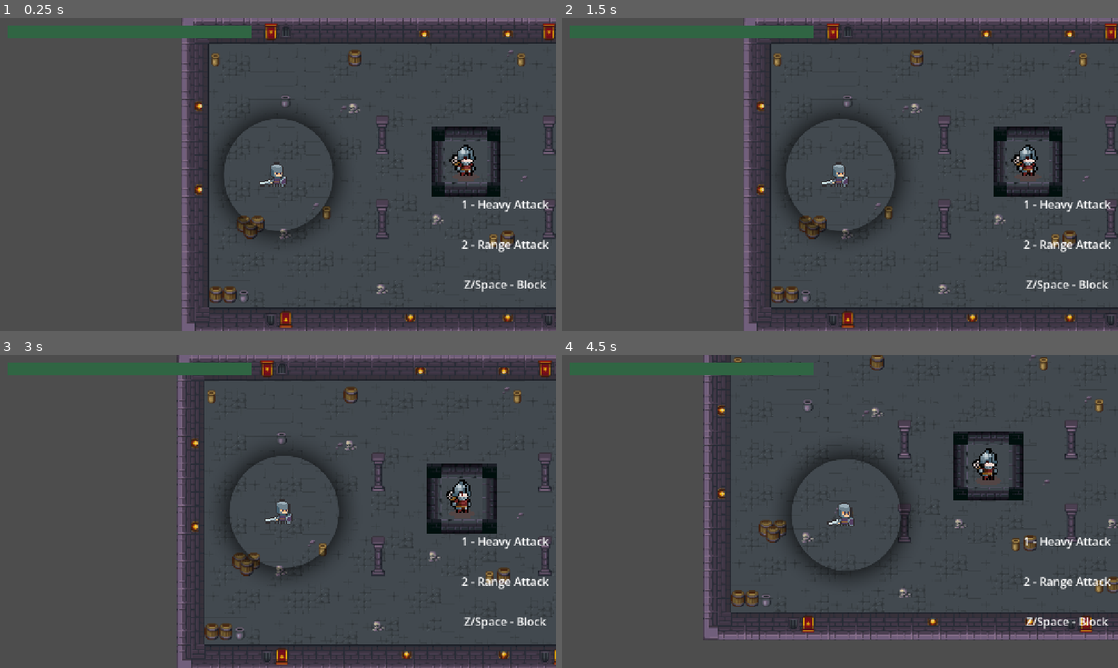
Above: before the commit, frames 1-4 (two rows, left to right).
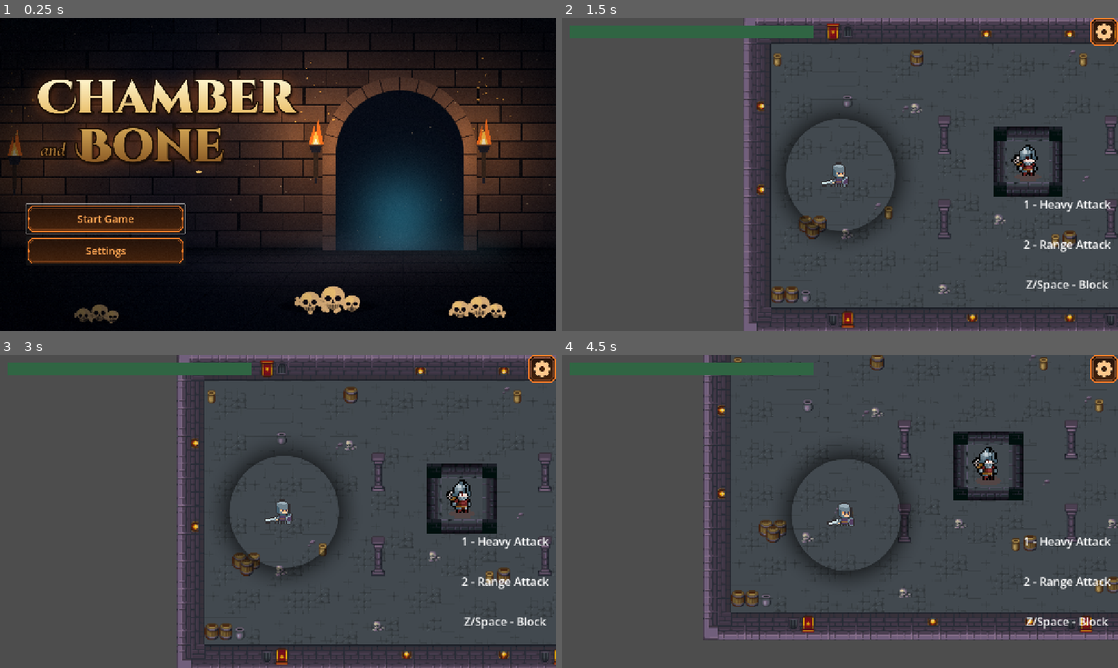
Above: after the commit, the same moments.

Repository: Ameera0786/Godot-Dungeon-Crawler
Game: Godot game, scene res://scenes/UI/MainMenu.tscn
The game is run twice, just before and just after one commit, with the same random seed, the same clock (stepped at 60 frames per second) and the same inputs. Before the commit the project starts from res://scenes/rooms/test.tscn. Sound files missing from this copy of the repository are replaced by a short silence.
Inputs (mouse positions are in pixels of both pictures, inside the frame that each line leads up to):
- Up to frame 1 (0.25 s): no input
- Up to frame 2 (1.5 s): click (667, 249) at 0.5 s, where only the run after the commit has a clickable "Settings"; click (667, 218) at 1.25 s, where only the run after the commit has a clickable "Start Game"
- Up to frame 3 (3 s): click (544, 367) at 2.02 s; hold Right (right) from 2.78 s (still down); tap Space (block) at 2.85 s
- Up to frame 4 (4.5 s): release Right (right) at 3.53 s; hold Down (down) 3.53-4.28 s; tap 1 (attack1) at 3.6 s; tap Space (block) at 3.8 s; hold Right (right) from 4.28 s (still down); tap 2 (attack2) at 4.35 s

The runs differ from the first frame. In frame 1, 98% of the frame differs, in the area x 0-100%, y 0-100%; in frame 2, 0.4%; in frame 3, 0.4%; in frame 4, 0.6%.
Error after the commit: Invalid access to property or key 'MIN_BRIGHTNESS' on a base object of type 'Nil'. (res://scripts/settings_menu.gd:22)

Commit message:
Added menu stuff, music, etc

Diff:
--- a/project.godot
+++ b/project.godot
@@ -11,7 +11,7 @@
 [application]
 
 config/name="Final Project Rooms"
-run/main_scene="uid://bugbkmgtyb8o7"
+run/main_scene="uid://gbxchxdo12jp"
 config/features=PackedStringArray("4.7", "GL Compatibility")
 config/icon="res://icon.svg"
 
@@ -20,6 +20,7 @@
 DialogueManager="*uid://j3d2vkjtpp2o"
 HUD="*uid://c5ucsikxpou0t"
 MusicManager="*uid://6ne8ge2hpkb3"
+Settings="*uid://b688300di5ona"
 
 [display]
 
--- a/scenes/UI/MainMenu.tscn
+++ b/scenes/UI/MainMenu.tscn
@@ -1,4 +1,9 @@
 [gd_scene format=3 uid="uid://gbxchxdo12jp"]
+
+[ext_resource type="Script" uid="uid://cclyh4a8lgn6u" path="res://scripts/main_menu.gd" id="1_11hie"]
+[ext_resource type="Texture2D" uid="uid://dxwigbjxrq85o" path="res://assets/UI/chamber_and_bone_main_menu.png" id="2_3h7gc"]
+[ext_resource type="Texture2D" uid="uid://hu110yk4xjfo" path="res://assets/UI/button.png" id="3_4vh8y"]
+[ext_resource type="PackedScene" uid="uid://bdll064d8jvax" path="res://scenes/UI/settings_menu.tscn" id="4_4vh8y"]
 
 [node name="MainMenu" type="Control" unique_id=487317699]
 layout_mode = 3
@@ -7,3 +12,68 @@
 anchor_bottom = 1.0
 grow_horizontal = 2
 grow_vertical = 2
+script = ExtResource("1_11hie")
+
+[node name="Background" type="TextureRect" parent="." unique_id=286458369]
+layout_mode = 1
+anchors_preset = 15
+anchor_right = 1.0
+anchor_bottom = 1.0
+grow_horizontal = 2
+grow_vertical = 2
+texture = ExtResource("2_3h7gc")
+expand_mode = 2
+
+[node name="MainContainer" type="VBoxContainer" parent="Background" unique_id=1666683236]
+layout_mode = 1
+anchors_preset = 2
+anchor_top = 1.0
+anchor_bottom = 1.0
+offset_left = 60.0
+offset_top = -291.00003
+offset_right = 550.6667
+offset_bottom = -56.333374
+grow_vertical = 0
+scale = Vector2(0.75, 0.75)
+theme_override_constants/separation = 10
+
+[node name="StartButton" type="Button" parent="Background/MainContainer" unique_id=1579511295]
+layout_mode = 2
+size_flags_horizontal = 0
+size_flags_vertical = 0
+icon = ExtResource("3_4vh8y")
+
+[node name="Label" type="Label" parent="Background/MainContainer/StartButton" unique_id=755782989]
+layout_mode = 1
+anchors_preset = 15
+anchor_right = 1.0
+anchor_bottom = 1.0
+grow_horizontal = 2
+grow_vertical = 2
+theme_override_colors/font_color = Color(1, 0.6509804, 0.3254902, 1)
+theme_override_font_sizes/font_size = 32
+text = "Start Game"
+horizontal_alignment = 1
+vertical_alignment = 1
+
+[node name="SettingsButton" type="Button" parent="Background/MainContainer" unique_id=1418781431]
+layout_mode = 2
+icon = ExtResource("3_4vh8y")
+
+[node name="Label" type="Label" parent="Background/MainContainer/SettingsButton" unique_id=2026397132]
+layout_mode = 1
+anchors_preset = 15
+anchor_right = 1.0
+anchor_bottom = 1.0
+grow_horizontal = 2
+grow_vertical = 2
+theme_override_colors/font_color = Color(1, 0.6509804, 0.3254902, 1)
+theme_override_font_sizes/font_size = 32
+text = "Settings"
+horizontal_alignment = 1
+vertical_alignment = 1
+
+[node name="SettingsMenu" parent="." unique_id=1287252664 instance=ExtResource("4_4vh8y")]
+
+[connection signal="pressed" from="Background/MainContainer/StartButton" to="." method="_on_start_button_pressed"]
+[connection signal="pressed" from="Background/MainContainer/SettingsButton" to="." method="_on_settings_button_pressed"]
--- a/scenes/UI/UserInterface.tscn
+++ b/scenes/UI/UserInterface.tscn
@@ -1,6 +1,8 @@
 [gd_scene format=3 uid="uid://c5ucsikxpou0t"]
 
 [ext_resource type="Script" uid="uid://bufq7s8bk2tl" path="res://scripts/hud.gd" id="1_4ucgc"]
+[ext_resource type="Texture2D" uid="uid://e150v2x8t081" path="res://assets/UI/settings_button.png" id="2_yl4mc"]
+[ext_resource type="PackedScene" uid="uid://bdll064d8jvax" path="res://scenes/UI/settings_menu.tscn" id="3_vr1b1"]
 
 [sub_resource type="StyleBoxFlat" id="StyleBoxFlat_vr1b1"]
 border_width_left = 2
@@ -66,3 +68,17 @@
 theme_override_styles/background = SubResource("StyleBoxFlat_vr1b1")
 theme_override_styles/fill = SubResource("StyleBoxFlat_4ucgc")
 show_percentage = false
+
+[node name="SettingsButton" type="TextureButton" parent="." unique_id=1969031225]
+unique_name_in_owner = true
+anchors_preset = 1
+anchor_left = 1.0
+anchor_right = 1.0
+offset_left = -40.0
+offset_bottom = 40.0
+grow_horizontal = 0
+texture_normal = ExtResource("2_yl4mc")
+texture_pressed = ExtResource("2_yl4mc")
+texture_hover = ExtResource("2_yl4mc")
+
+[node name="SettingsMenu" parent="." unique_id=1287252664 instance=ExtResource("3_vr1b1")]
--- /dev/null
+++ b/scenes/UI/settings_menu.tscn
@@ -0,0 +1,120 @@
+[gd_scene format=3 uid="uid://bdll064d8jvax"]
+
+[ext_resource type="Script" uid="uid://2jijrlxdyvh3" path="res://scripts/settings_menu.gd" id="1_yk8t3"]
+[ext_resource type="Texture2D" uid="uid://duyab73u5reqt" path="res://assets/UI/x_button_pressed.png" id="2_son7u"]
+
+[sub_resource type="CompressedTexture2D" id="CompressedTexture2D_b1p1q"]
+load_path = "res://.godot/imported/settings_panel.png-324bfb8fb3a0d269876aa79dd268ccff.ctex"
+
+[sub_resource type="StyleBoxTexture" id="StyleBoxTexture_03kym"]
+texture = SubResource("CompressedTexture2D_b1p1q")
+texture_margin_left = 40.0
+texture_margin_top = 40.0
+texture_margin_right = 40.0
+texture_margin_bottom = 40.0
+
+[node name="SettingsMenu" type="CanvasLayer" unique_id=1287252664]
+layer = 10
+script = ExtResource("1_yk8t3")
+
+[node name="Dimmer" type="ColorRect" parent="." unique_id=2055321709]
+anchors_preset = 15
+anchor_right = 1.0
+anchor_bottom = 1.0
+grow_horizontal = 2
+grow_vertical = 2
+color = Color(0, 0, 0, 0.5921569)
+
+[node name="SettingsPanel" type="Panel" parent="Dimmer" unique_id=797180224]
+unique_name_in_owner = true
+layout_mode = 1
+anchors_preset = 8
+anchor_left = 0.5
+anchor_top = 0.5
+anchor_right = 0.5
+anchor_bottom = 0.5
+offset_left = -320.0
+offset_top = -160.0
+offset_right = 320.0
+offset_bottom = 160.0
+grow_horizontal = 2
+grow_vertical = 2
+theme_override_styles/panel = SubResource("StyleBoxTexture_03kym")
+
+[node name="TitleLabel" type="Label" parent="Dimmer/SettingsPanel" unique_id=703237317]
+layout_mode = 1
+anchors_preset = 5
+anchor_left = 0.5
+anchor_right = 0.5
+offset_left = -282.0
+offset_top = 18.0
+offset_right = 282.0
+offset_bottom = 86.0
+grow_horizontal = 2
+theme_override_font_sizes/font_size = 32
+text = "Settings
+"
+horizontal_alignment = 1
+vertical_alignment = 1
+
+[node name="Rows" type="VBoxContainer" parent="Dimmer/SettingsPanel" unique_id=1797204508]
+layout_mode = 1
+anchors_preset = 15
+anchor_right = 1.0
+anchor_bottom = 1.0
+offset_left = 38.0
+offset_top = 78.0
+offset_right = -38.0
+offset_bottom = -30.0
+grow_horizontal = 2
+grow_vertical = 2
+alignment = 1
+
+[node name="VolumeRow" type="HBoxContainer" parent="Dimmer/SettingsPanel/Rows" unique_id=888862202]
+layout_mode = 2
+
+[node name="VolumeLabel" type="Label" parent="Dimmer/SettingsPanel/Rows/VolumeRow" unique_id=890013579]
+layout_mode = 2
+theme_override_font_sizes/font_size = 18
+text = "Volume
+"
+
+[node name="VolumeSlider" type="HSlider" parent="Dimmer/SettingsPanel/Rows/VolumeRow" unique_id=914718257]
+unique_name_in_owner = true
+layout_mode = 2
+size_flags_horizontal = 3
+size_flags_vertical = 1
+size_flags_stretch_ratio = 0.0
+max_value = 1.0
+step = 0.05
+value = 1.0
+
+[node name="BrightnessRow" type="HBoxContainer" parent="Dimmer/SettingsPanel/Rows" unique_id=1734255559]
+layout_mode = 2
+
+[node name="BrightnessLabel" type="Label" parent="Dimmer/SettingsPanel/Rows/BrightnessRow" unique_id=2070352811]
+layout_mode = 2
+theme_override_font_sizes/font_size = 18
+text = "Brightness
+"
+
+[node name="BrightnessSlider" type="HSlider" parent="Dimmer/SettingsPanel/Rows/BrightnessRow" unique_id=1649641341]
+unique_name_in_owner = true
+layout_mode = 2
+size_flags_horizontal = 3
+size_flags_vertical = 1
+min_value = 0.2
+max_value = 2.0
+step = 0.05
+value = 1.0
+
+[node name="CloseSettingsButton" type="Button" parent="Dimmer/SettingsPanel" unique_id=847638560]
+unique_name_in_owner = true
+layout_mode = 0
+offset_left = 582.0
+offset_top = -3.0
+offset_right = 654.0
+offset_bottom = 69.0
+size_flags_horizontal = 8
+size_flags_vertical = 0
+icon = ExtResource("2_son7u")
--- a/scenes/rooms/RoomEntry.tscn
+++ b/scenes/rooms/RoomEntry.tscn
@@ -1,6 +1,6 @@
 [gd_scene format=3 uid="uid://dvuxsuk4a7khp"]
 
-[ext_resource type="Script" uid="uid://bu4e676d3wnsv" path="res://scripts/lockRoom.gd" id="1_qf6ue"]
+[ext_resource type="Script" uid="uid://bu4e676d3wnsv" path="res://scripts/lock_room.gd" id="1_qf6ue"]
 
 [sub_resource type="RectangleShape2D" id="RectangleShape2D_fw705"]
 size = Vector2(1150, 610)
--- a/scripts/enemy_combat.gd
+++ b/scripts/enemy_combat.gd
@@ -61,10 +61,10 @@
 # Disable frames as needed
 func _on_sprite_frame_changed() -> void:
 	if sprite.animation != "attack":
-		attack_collision.disabled = true
+		attack_collision.set_deferred("disabled", true)
 		return
 
-	attack_collision.disabled = not (sprite.frame in attack_hit_frames)
+	attack_collision.set_deferred("disabled", not (sprite.frame in attack_hit_frames))
 
 # Animation finished
 func _on_sprite_animation_finished() -> void:
@@ -76,7 +76,7 @@
 			sprite.play("idle")
 	elif sprite.animation == "attack":
 		is_attacking = false
-		attack_collision.disabled = true
+		attack_collision.set_deferred("disabled", true)
 
 		if player != null and not is_dead:
 			var distance = enemy.global_position.distance_to(player.global_position)
@@ -105,7 +105,7 @@
 	is_attacking = false
 	is_hurt = true
 
-	attack_collision.disabled = true
+	attack_collision.set_deferred("disabled", not (sprite.frame in attack_hit_frames))
 
 	print("Enemy took ", amount, " damage")
 	print("Enemy health: ", health, " / ", max_health)
@@ -126,7 +126,7 @@
 	is_hurt = false
 
 	enemy.velocity = Vector2.ZERO
-	attack_collision.disabled = true
+	attack_collision.set_deferred("disabled", true)
 
 	enemy.remove_from_group("enemy")
 	sprite.play("death")
--- a/scripts/game_over.gd
+++ b/scripts/game_over.gd
@@ -1,18 +1,23 @@
 extends CanvasLayer
+
+@onready var death_menu: CanvasLayer = $"."
 
 # Called when the node enters the scene tree for the first time.
 func _ready() -> void:
 	process_mode = Node.PROCESS_MODE_ALWAYS
-	hide()
+	death_menu.visible = false
 
+# Death menu
 func show_menu() -> void:
 	print("DEATH MENU SHOWING")
-	show()
+	death_menu.visible = true
 
+# Try again
 func _on_try_again_button_pressed() -> void:
 	get_tree().paused = false
 	get_tree().reload_current_scene()
 
+# Main menu
 func _on_main_menu_button_pressed() -> void:
 	get_tree().paused = false
 	get_tree().change_scene_to_file("res://scenes/UI/MainMenu.tscn")
--- a/scripts/game_start.gd
+++ /dev/null
@@ -1,5 +0,0 @@
-extends Node2D
-
-# Called when the node enters the scene tree for the first time.
-func _ready() -> void:
-	MusicManager.play_dungeon_music()
--- a/scripts/hud.gd
+++ b/scripts/hud.gd
@@ -2,6 +2,12 @@
 
 # Health Bar
 @onready var health_bar: ProgressBar = $Control/HealthBar
+@onready var settings_button: TextureButton = $SettingsButton
+@onready var settings_menu: CanvasLayer = $SettingsMenu
+
+func _ready() -> void:
+	settings_button.pressed.connect(settings_menu.open)
+	settings_menu.closed.connect(settings_button.grab_focus)
 
 # Update health bar
 func update_health(current_hp: int, max_hp: int) -> void:
--- /dev/null
+++ b/scripts/main_menu.gd
@@ -0,0 +1,22 @@
+extends Control
+
+const GAME_SCENE := "res://scenes/rooms/test.tscn"
+
+@onready var start_button: Button = $Background/MainContainer/StartButton
+@onready var settings_button: Button = $Background/MainContainer/SettingsButton
+@onready var settings_menu: CanvasLayer = $SettingsMenu
+
+# Start up, show main menu
+func _ready() -> void:
+	HUD.visible = false
+	MusicManager.play_menu_music()
+	start_button.pressed.connect(_on_start_pressed)
+	settings_button.pressed.connect(settings_menu.open)
+	settings_menu.closed.connect(settings_button.grab_focus)
+	start_button.grab_focus()
+
+# Start game
+func _on_start_pressed() -> void:
+	HUD.visible = true
+	MusicManager.play_dungeon_music()
+	get_tree().change_scene_to_file(GAME_SCENE)
--- a/scripts/music.gd
+++ b/scripts/music.gd
@@ -2,16 +2,27 @@
 
 @onready var music_player = $AudioStreamPlayer
 
+var menu_music = preload("res://assets/VFX/music_menu.wav")
 var dungeon_music = preload("res://assets/VFX/music_normal.wav")
 var boss_music = preload("res://assets/VFX/music_boss.wav")
 
-func play_dungeon_music():
-	if music_player.stream != dungeon_music:
-		music_player.stream = dungeon_music
+# Keep playing song
+func _ready() -> void:
+	process_mode = Node.PROCESS_MODE_ALWAYS
+
+func play_menu_music() -> void:
+	_play(menu_music)
+
+func play_dungeon_music() -> void:
+	_play(dungeon_music)
+
+func play_boss_music() -> void:
+	_play(boss_music)
+
+# Play specific
+func _play(stream: AudioStream) -> void:
+	if music_player.stream != stream:
+		music_player.stream = stream
 		music_player.play()
-
-
-func play_boss_music():
-	if music_player.stream != boss_music:
-		music_player.stream = boss_music
+	elif not music_player.playing:
 		music_player.play()
--- a/scripts/player_combat.gd
+++ b/scripts/player_combat.gd
@@ -132,10 +132,12 @@
 
 # Player dies
 func die() -> void:
+	if is_dead:
+		return
 	is_dead = true
 	player.velocity = Vector2.ZERO
 	for attack in attacks:
-		attack.collision.disabled = true
-	block_collision.disabled = true
+		attack.collision.set_deferred("disabled", true)
+	block_collision.set_deferred("disabled", true)
 	sprite.play("death")
 	death_sound.play()
--- /dev/null
+++ b/scripts/settings.gd
@@ -0,0 +1,53 @@
+extends Node
+
+const SAVE_PATH := "user://settings.cfg"
+const MIN_BRIGHTNESS := 0.3
+
+var volume: float = 1.0
+var brightness: float = 1.0
+var _overlay: ColorRect
+
+# Load in settings
+func _ready() -> void:
+	process_mode = Node.PROCESS_MODE_ALWAYS
+
+	var layer := CanvasLayer.new()
+	layer.layer = 5
+	add_child(layer)
+
+	_overlay = ColorRect.new()
+	_overlay.color = Color(0, 0, 0, 0)
+	_overlay.mouse_filter = Control.MOUSE_FILTER_IGNORE
+	_overlay.set_anchors_and_offsets_preset(Control.PRESET_FULL_RECT)
+	layer.add_child(_overlay)
+
+	load_settings()
+	set_volume(volume)
+	set_brightness(brightness)
+
+# Set volume
+func set_volume(value: float) -> void:
+	volume = clampf(value, 0.0, 1.0)
+	var bus := AudioServer.get_bus_index("Master")
+	AudioServer.set_bus_volume_db(bus, linear_to_db(volume))
+	AudioServer.set_bus_mute(bus, volume == 0.0)
+
+# Set brightness
+func set_brightness(value: float) -> void:
+	brightness = clampf(value, MIN_BRIGHTNESS, 1.0)
+	_overlay.color.a = 1.0 - brightness
+
+# Save settings
+func save_settings() -> void:
+	var config := ConfigFile.new()
+	config.set_value("audio", "volume", volume)
+	config.set_value("video", "brightness", brightness)
+	config.save(SAVE_PATH)
+
+# Load settings
+func load_settings() -> void:
+	var config := ConfigFile.new()
+	if config.load(SAVE_PATH) != OK:
+		return
+	volume = config.get_value("audio", "volume", 1.0)
+	brightness = config.get_value("video", "brightness", 1.0)
--- /dev/null
+++ b/scripts/settings_menu.gd
@@ -0,0 +1,57 @@
+extends CanvasLayer
+
+signal closed
+
+## Turn both off on the main menu.
+@export var pause_game: bool = true
+@export var esc_toggles: bool = true
+
+@onready var volume_slider: HSlider = %VolumeSlider
+@onready var brightness_slider: HSlider = %BrightnessSlider
+@onready var close_button: Button = %CloseSettingsButton
+
+# Initial values
+func _ready() -> void:
+	process_mode = Node.PROCESS_MODE_ALWAYS
+	visible = false
+
+	volume_slider.min_value = 0.0
+	volume_slider.max_value = 1.0
+	volume_slider.step = 0.01
+
+	brightness_slider.min_value = Settings.MIN_BRIGHTNESS
+	brightness_slider.max_value = 1.0
+	brightness_slider.step = 0.01
+
+	close_button.pressed.connect(close)
+	volume_slider.value_changed.connect(Settings.set_volume)
+	brightness_slider.value_changed.connect(Settings.set_brightness)
+
+# Cancels
+func _unhandled_input(event: InputEvent) -> void:
+	if esc_toggles and event.is_action_pressed("ui_cancel"):
+		toggle()
+		get_viewport().set_input_as_handled()
+
+# Open settings
+func open() -> void:
+	volume_slider.set_value_no_signal(Settings.volume)
+	brightness_slider.set_value_no_signal(Settings.brightness)
+	visible = true
+	if pause_game:
+		get_tree().paused = true
+
+# Close settings
+func close() -> void:
+	Settings.save_settings()
+	visible = false
+	if pause_game:
+		get_tree().paused = false
+	closed.emit()
+
+# Turn on and off
+func toggle() -> void:
+	if visible:
+		close()
+	else:
+		open()
--- a/scripts/spikes.gd
+++ b/scripts/spikes.gd
@@ -8,7 +8,7 @@
 var can_damage := true
 
 # Checks every frame if player is on spike, if so, damage
-func _process(delta):
+func _process(_delta):
 	if not can_damage:
 		return
 
@@ -17,7 +17,6 @@
 		return
 
 	for cell in get_used_cells():
-		var tile_data = get_cell_tile_data(cell)
 		var spike = to_global(map_to_local(cell))
 
 		if player.global_position.distance_to(spike) <= damage_radius:
Binary file added: assets/UI/button.png
Not shown, added: assets/UI/button.png.import
Binary file added: assets/UI/chamber_and_bone_main_menu.png
Not shown, added: assets/UI/chamber_and_bone_main_menu.png.import
Binary file added: assets/UI/settings_button.png
Not shown, added: assets/UI/settings_button.png.import
Binary file added: assets/UI/settings_panel.png
Not shown, added: assets/UI/settings_panel.png.import
Binary file added: assets/UI/x_button_pressed.png
Not shown, added: assets/UI/x_button_pressed.png.import
Not shown, added: assets/VFX/music_menu.wav.import
Not shown, removed: scripts/game_start.gd.uid
(and 6 more such lines)
